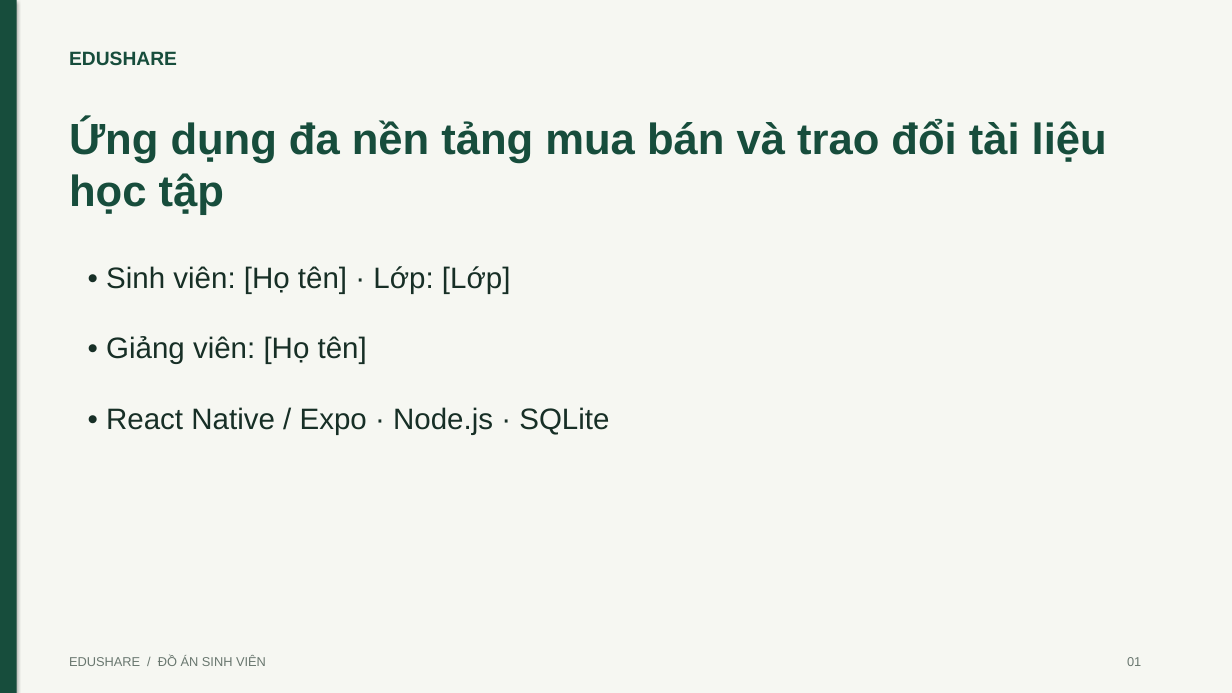
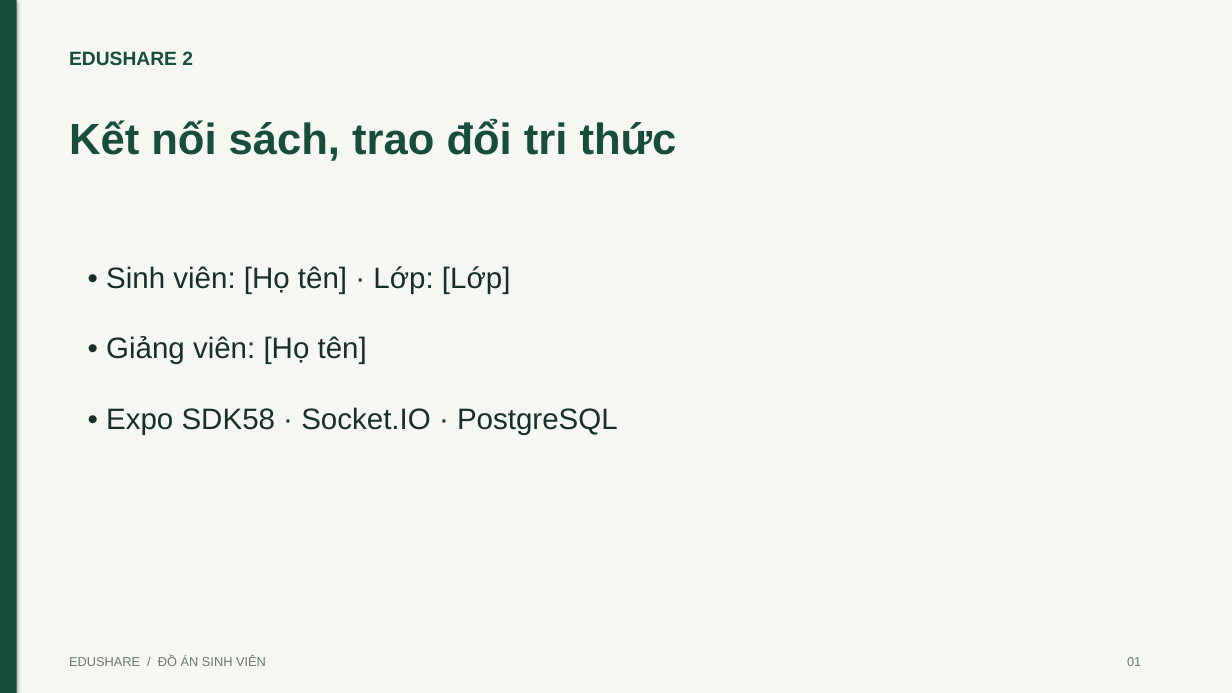
Before and after one commit to TanTai08/AppEduShare, a slide deck: slide 1 of docs/EduShare_Thuyet_Trinh.pptx. Drawn at 1232x693 pixels with LibreOffice and Linux fonts; fonts in the diff are those of the drawing. Boxes give left, top, right and bottom in pixels: in the first picture for what was removed or moved away, otherwise in the second. Text is boxed around its words. In the diff, an @@ line names an element or a change of style, - is before the commit and + after.

```diff
--- a/docs/EduShare_Thuyet_Trinh.pptx
+++ b/docs/EduShare_Thuyet_Trinh.pptx
@@ text at box(69, 51, 193, 65): text changed @@
-EDUSHARE
+EDUSHARE 2
@@ text at box(69, 119, 677, 161): text changed @@
-Ứng dụng đa nền tảng mua bán và trao đổi tài liệu học tập
+Kết nối sách, trao đổi tri thức
@@ text at box(106, 407, 618, 435): text changed @@
-• React Native / Expo · Node.js · SQLite
+• Expo SDK58 · Socket.IO · PostgreSQL
```
Also in this commit, not shown: 11 other slides changed, 49 other files.
